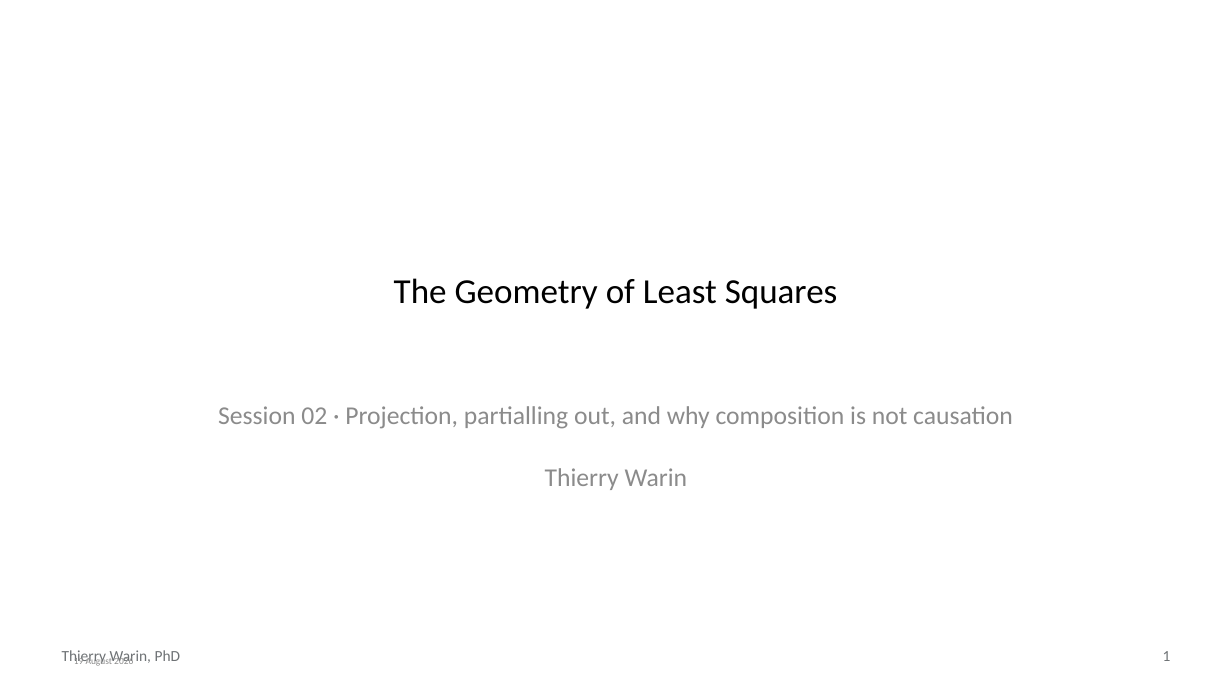
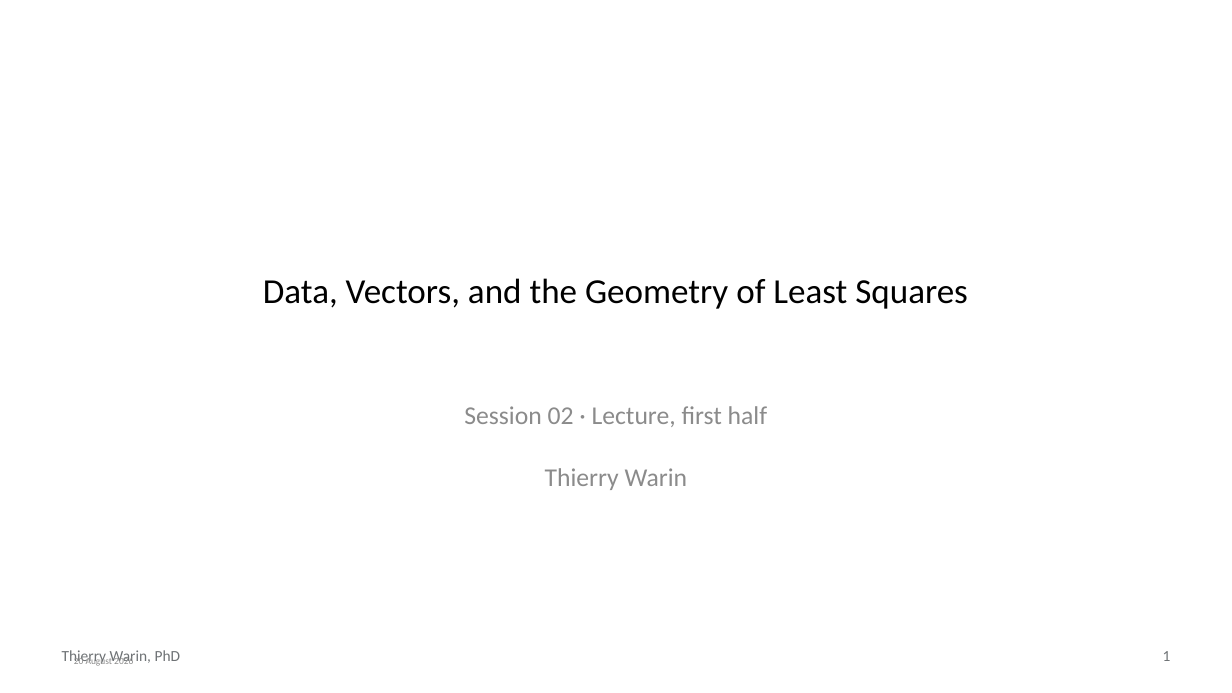
Before and after one commit to warint/quantitative-methods, a slide deck: slide 1 of 02-geometry-of-least-squares/slides.pptx. Drawn at 1232x693 pixels with LibreOffice and Linux fonts; fonts in the diff are those of the drawing. Boxes give left, top, right and bottom in pixels: in the first picture for what was removed or moved away, otherwise in the second. Text is boxed around its words. In the diff, an @@ line names an element or a change of style, - is before the commit and + after.

```diff
--- a/02-geometry-of-least-squares/slides.pptx
+++ b/02-geometry-of-least-squares/slides.pptx
@@ title at (x1=263, y1=278, x2=968, y2=309): text changed @@
-The Geometry of Least Squares
+Data, Vectors, and the Geometry of Least Squares
@@ subtitle at (x1=62, y1=406, x2=767, y2=666): text changed @@
-Session 02 · Projection, partialling out, and why composition is not causation
-Thierry Warin
+Session 02 · Lecture, first half
+Thierry Warin
```
Also in this commit, not shown: 5 other slides changed, 19 slides added, 19 slides removed, 4 other files.
